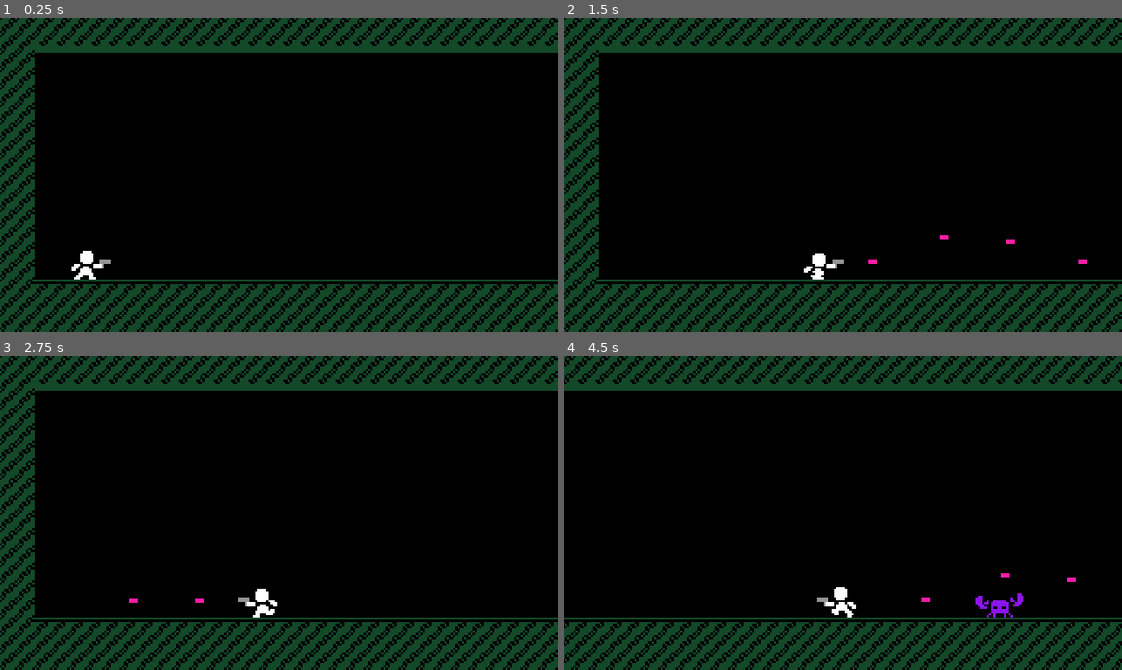
Above: before the commit, frames 1-4 (two rows, left to right).
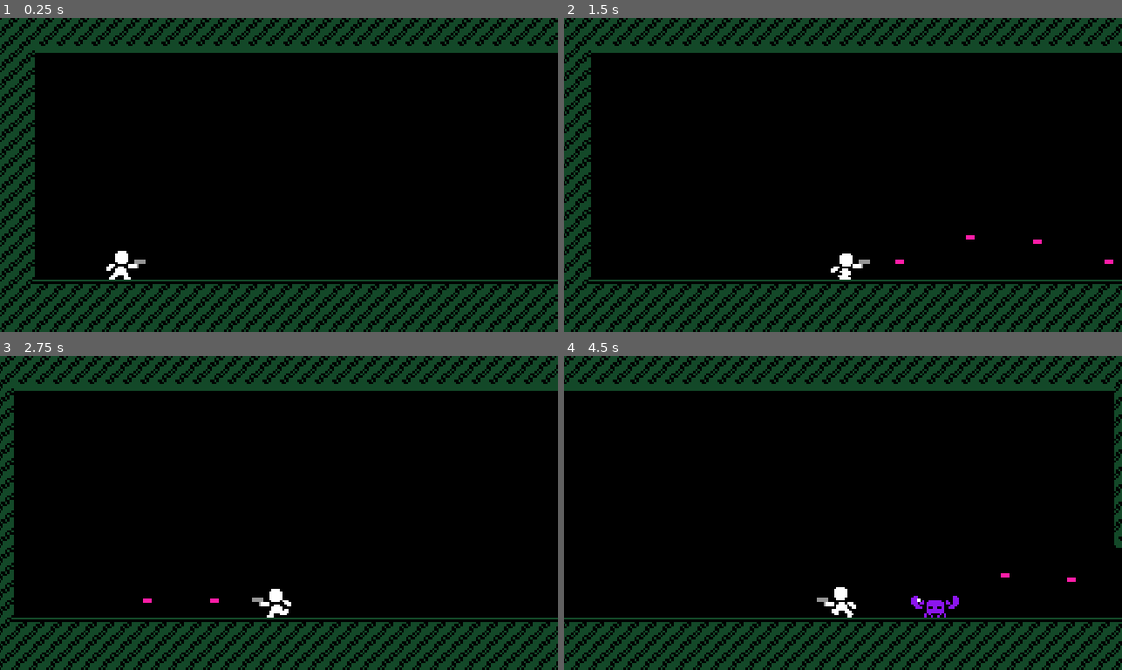
Above: after the commit, the same moments.

Repository: youssefevan/senior-project
Game: Godot game, scene res://World.tscn
Same seed, same stepped clock (60 frames per second), same inputs: the game is played once before the commit and once after it.
Inputs (mouse positions are in pixels of both pictures, inside the frame that each line leads up to):
- Up to frame 1 (0.25 s): no input
- Up to frame 2 (1.5 s): move the mouse to (965, 159) at 0.52 s; press the mouse at (965, 159) at 0.53 s; hold D (right) from 0.53 s (still down); tap W (jump) at 0.77 s; move the mouse to (731, 190) at 1.27 s; release the mouse at (731, 190) at 1.28 s; click (731, 190) at 1.35 s
- Up to frame 3 (2.75 s): tap W (jump) at 1.52 s; move the mouse to (334, 443) at 2.02 s; release D (right) at 2.03 s; press the mouse at (334, 443) at 2.03 s; hold A (left) from 2.03 s (still down)
- Up to frame 4 (4.5 s): move the mouse to (815, 575) at 2.77 s; release A (left) at 2.78 s; release the mouse at (815, 575) at 2.78 s; hold D (right) 2.78-4.28 s; click (815, 575) at 2.85 s; tap W (jump) at 3.02, 3.77 s; move the mouse to (1010, 560) at 3.52 s; press the mouse at (1010, 560) at 3.53 s; move the mouse to (675, 465) at 4.27 s; release the mouse at (675, 465) at 4.28 s; hold A (left) from 4.28 s (still down); click (675, 465) at 4.35 s

The runs differ from the first frame. In frame 1, 0.5% of the frame differs, in the area x 12-27%, y 74-84%; in frame 2, 17%, in the area x 0-100%, y 0-100%; in frame 3, 14%; in frame 4, 1.0%.

Commit message:
Added player death and misc particels
- Player will now die on hit
- Explosion particles spawn on bullet collisions
- Explosion particles spawn on crab death

Diff:
--- a/SeniorProject/World.tscn
+++ b/SeniorProject/World.tscn
@@ -22,7 +22,7 @@
 tile_data = PoolIntArray( -524202, 9, 0, -524201, 9, 0, -524200, 9, 0, -524199, 9, 0, -524198, 9, 0, -524197, 9, 0, -52 …(11002 unchanged characters)…
 
 [node name="Player+Camera" type="Node2D" parent="."]
-position = Vector2( 40, 104 )
+position = Vector2( 56, 104 )
 __meta__ = {
 "_edit_group_": true
 }
--- a/SeniorProject/ammo/Ammo0.tscn
+++ b/SeniorProject/ammo/Ammo0.tscn
@@ -1,6 +1,6 @@
 [gd_scene load_steps=3 format=2]
 
-[ext_resource path="res://blasters/Ammo.tscn" type="PackedScene" id=1]
+[ext_resource path="res://ammo/Ammo.tscn" type="PackedScene" id=1]
 [ext_resource path="res://ammo/scripts/ammo0.gd" type="Script" id=2]
 
 [node name="Ammo0" instance=ExtResource( 1 )]
--- a/SeniorProject/ammo/scripts/ammo.gd
+++ b/SeniorProject/ammo/scripts/ammo.gd
@@ -3,6 +3,8 @@
 var speed
 var vel
 var damage
+
+const exp_scene = preload("res://effects/Explosion0.tscn")
 
 func movement(delta):
 	vel = Vector2(speed * delta, 0).rotated(rotation)
@@ -13,4 +15,10 @@
 
 func _on_Ammo_body_entered(body):
 	if body.get_collision_layer() == 2:
-		call_deferred("free")
+		explode()
+
+func explode():
+	var explosion = exp_scene.instance()
+	explosion.position = position
+	get_tree().get_root().call_deferred("add_child", explosion)
+	call_deferred("free")
--- a/SeniorProject/ammo/scripts/ammo0.gd
+++ b/SeniorProject/ammo/scripts/ammo0.gd
@@ -9,4 +9,4 @@
 
 func _on_Ammo0_area_entered(area):
 	if area.get_collision_layer() == 4:
-		call_deferred("free")
+		explode()
--- /dev/null
+++ b/SeniorProject/effects/Explosion0.tscn
@@ -0,0 +1,28 @@
+[gd_scene load_steps=5 format=2]
+
+[ext_resource path="res://effects/scripts/explosion0.gd" type="Script" id=1]
+
+[sub_resource type="Curve" id=1]
+_data = [ Vector2( 0, 1 ), 0.0, 0.0, 0, 0, Vector2( 1, 0.479545 ), 0.0, 0.0, 0, 0 ]
+
+[sub_resource type="CurveTexture" id=2]
+curve = SubResource( 1 )
+
+[sub_resource type="ParticlesMaterial" id=3]
+flag_disable_z = true
+spread = 180.0
+gravity = Vector3( 0, 0, 0 )
+initial_velocity = 30.0
+initial_velocity_random = 0.5
+orbit_velocity = 0.0
+orbit_velocity_random = 0.0
+scale_curve = SubResource( 2 )
+
+[node name="Explosion0" type="Particles2D"]
+emitting = false
+amount = 6
+lifetime = 0.25
+one_shot = true
+explosiveness = 1.0
+process_material = SubResource( 3 )
+script = ExtResource( 1 )
--- /dev/null
+++ b/SeniorProject/effects/Explosion1.tscn
@@ -0,0 +1,30 @@
+[gd_scene load_steps=5 format=2]
+
+[ext_resource path="res://effects/scripts/explosion0.gd" type="Script" id=1]
+
+[sub_resource type="Curve" id=1]
+_data = [ Vector2( 0, 1 ), 0.0, 0.0, 0, 0, Vector2( 1, 0.352273 ), 0.0, 0.0, 0, 0 ]
+
+[sub_resource type="CurveTexture" id=2]
+curve = SubResource( 1 )
+
+[sub_resource type="ParticlesMaterial" id=3]
+flag_disable_z = true
+spread = 180.0
+gravity = Vector3( 0, 0, 0 )
+initial_velocity = 42.0
+initial_velocity_random = 0.5
+orbit_velocity = 0.0
+orbit_velocity_random = 0.0
+scale = 3.0
+scale_curve = SubResource( 2 )
+color = Color( 1, 0, 0, 1 )
+
+[node name="Explosion1" type="Particles2D"]
+emitting = false
+amount = 14
+lifetime = 0.5
+one_shot = true
+explosiveness = 1.0
+process_material = SubResource( 3 )
+script = ExtResource( 1 )
--- /dev/null
+++ b/SeniorProject/effects/scripts/explosion0.gd
@@ -0,0 +1,4 @@
+extends Particles2D
+
+func _ready():
+	set_emitting(true)
--- a/SeniorProject/enemies/Crab.tscn
+++ b/SeniorProject/enemies/Crab.tscn
@@ -64,27 +64,18 @@
 shape = SubResource( 2 )
 
 [node name="MainHitbox" type="Area2D" parent="."]
+collision_layer = 4
 
 [node name="HitboxShape" type="CollisionShape2D" parent="MainHitbox"]
 rotation = 1.5708
 shape = SubResource( 3 )
 
-[node name="ClawHitboxLeft" type="Area2D" parent="."]
+[node name="HitboxShape2" type="CollisionShape2D" parent="MainHitbox"]
 position = Vector2( -8, -2 )
-__meta__ = {
-"_edit_group_": true
-}
-
-[node name="HitboxShape" type="CollisionShape2D" parent="ClawHitboxLeft"]
 shape = SubResource( 4 )
 
-[node name="ClawHitboxRight" type="Area2D" parent="."]
+[node name="HitboxShape3" type="CollisionShape2D" parent="MainHitbox"]
 position = Vector2( 8, -2 )
-__meta__ = {
-"_edit_group_": true
-}
-
-[node name="HitboxShape" type="CollisionShape2D" parent="ClawHitboxRight"]
 shape = SubResource( 4 )
 
 [node name="Hurtbox" type="Area2D" parent="."]
--- a/SeniorProject/enemies/scripts/crab.gd
+++ b/SeniorProject/enemies/scripts/crab.gd
@@ -1,4 +1,6 @@
 extends KinematicBody2D
+
+const exp_scene = preload("res://effects/Explosion1.tscn")
 
 var velocity = Vector2()
 var grav = 1400
@@ -11,6 +13,7 @@
 var dir = left
 
 var health = 10
+var damage = 4
 
 func _process(delta):
 
@@ -44,5 +47,10 @@
 	print(health)
 
 func die():
-	print("dead")
+	explode()
 	call_deferred("free")
+
+func explode():
+	var explosion = exp_scene.instance()
+	explosion.position = position
+	get_tree().get_root().call_deferred("add_child", explosion)
--- a/SeniorProject/player/Player.tscn
+++ b/SeniorProject/player/Player.tscn
@@ -77,7 +77,7 @@
 
 [sub_resource type="CapsuleShape2D" id=7]
 radius = 3.0
-height = 6.0
+height = 5.5
 
 [node name="Player" type="KinematicBody2D" groups=[
 "Player",
@@ -120,11 +120,13 @@
 [node name="Hurtbox" type="Area2D" parent="." groups=[
 "Player",
 ]]
-collision_mask = 12
+collision_mask = 76
 
 [node name="Collider" type="CollisionShape2D" parent="Hurtbox"]
+position = Vector2( 0, -1 )
 shape = SubResource( 7 )
 
 [connection signal="flipped" from="." to="Blaster" method="_on_Player_flipped"]
 [connection signal="not_flipped" from="." to="Blaster" method="_on_Player_not_flipped"]
 [connection signal="area_entered" from="CameraRoomDetector" to="." method="_on_CameraRoomDetector_area_entered"]
+[connection signal="area_entered" from="Hurtbox" to="." method="_on_Hurtbox_area_entered"]
--- a/SeniorProject/player/scripts/player_controller.gd
+++ b/SeniorProject/player/scripts/player_controller.gd
@@ -72,3 +72,10 @@
 		cr_size = area.global_scale
 		cr_pos = area.global_position
 		emit_signal("camera_room", cr_size, cr_pos)
+
+func _on_Hurtbox_area_entered(area):
+	if area.get_collision_layer() == 4:
+		die()
+
+func die():
+	print("dead")
Renamed: SeniorProject/blasters/Ammo.tscn -> SeniorProject/ammo/Ammo.tscn
